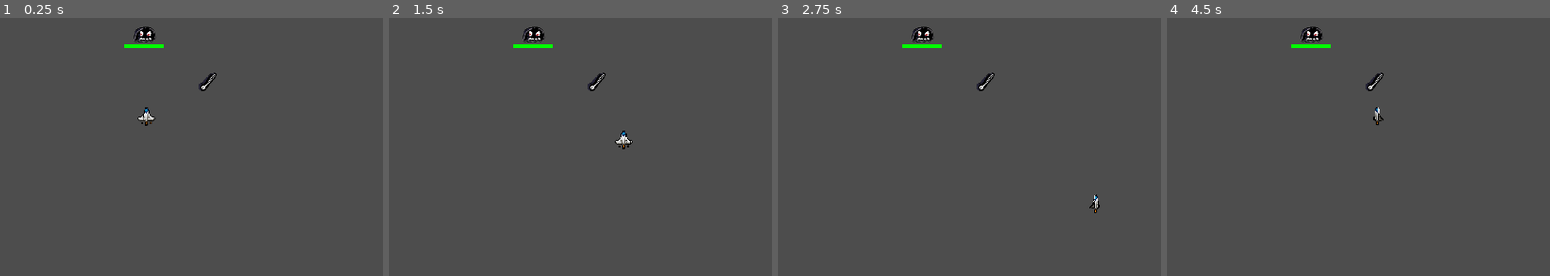
Above: before the commit, frames 1-4 (left to right).
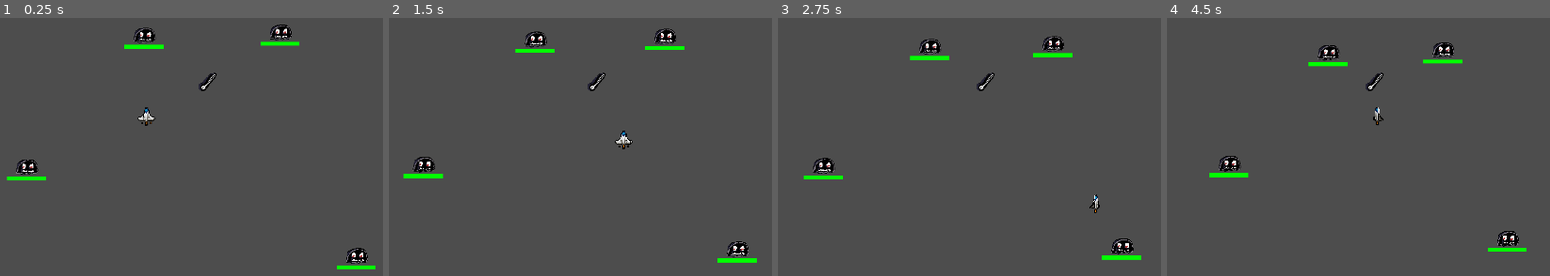
Above: after the commit, the same moments.

Repository: Tigatok/skunkworks-game
Game: Godot game, scene res://Main.tscn
Same seed, same stepped clock (60 frames per second), same inputs: the game is played once before the commit and once after it.
Inputs:
- Up to frame 1 (0.25 s): no input
- Up to frame 2 (1.5 s): hold Right (move_right) 0.53-1.28 s; tap Space (space) at 0.6, 1.35 s; hold Down (move_down) from 1.28 s (still down)
- Up to frame 3 (2.75 s): release Down (move_down) at 2.03 s; hold Right (move_right) from 2.03 s (still down); tap Space (space) at 2.1 s
- Up to frame 4 (4.5 s): release Right (move_right) at 2.78 s; hold Up (move_up) 2.78-3.53 s; tap Space (space) at 2.85, 3.6, 4.35 s; hold Left (move_left) from 3.53 s (still down)

The runs differ from the first frame. In frame 1, 1.5% of the frame differs, in the area x 1-99%, y 2-98%; in frame 2, 1.9%; in frame 3, 2.1%; in frame 4, 2.2%, in the area x 11-94%, y 3-91%.

Commit message:
Adds more mobs, and directional movement toward player.

Diff:
--- a/Main.tscn
+++ b/Main.tscn
@@ -1,6 +1,6 @@
 [gd_scene load_steps=4 format=3 uid="uid://curcelcqp0f3a"]
 
-[ext_resource type="PackedScene" uid="uid://bq7rtwda5y4lb" path="res://Player/player.tscn" id="2_043f6"]
+[ext_resource type="PackedScene" uid="uid://bq7rtwda5y4lb" path="res://Player/Player.tscn" id="2_043f6"]
 [ext_resource type="PackedScene" uid="uid://bc2lrcgcgux71" path="res://Monster/monster.tscn" id="3_ocsmo"]
 [ext_resource type="PackedScene" uid="uid://jj5pb4yyhmrs" path="res://Weapon/weapon_pickup.tscn" id="4_70frw"]
 
@@ -13,5 +13,14 @@
 
 [node name="Player" parent="." instance=ExtResource("2_043f6")]
 
-[node name="monster" parent="." instance=ExtResource("3_ocsmo")]
+[node name="Monster" parent="." instance=ExtResource("3_ocsmo")]
 position = Vector2(473, 95)
+
+[node name="Monster2" parent="." instance=ExtResource("3_ocsmo")]
+position = Vector2(824, 87)
+
+[node name="Monster3" parent="." instance=ExtResource("3_ocsmo")]
+position = Vector2(170, 436)
+
+[node name="Monster4" parent="." instance=ExtResource("3_ocsmo")]
+position = Vector2(1021, 666)
--- a/Monster/monster.gd
+++ b/Monster/monster.gd
@@ -1,15 +1,30 @@
 extends Area2D
 
 @export var health = 20
+@onready var player = $"../Player"
+@onready var healthBar = $HealthBar
 
 signal damaged
+
 var damageTaken
 var totalSize = 100
 
-func _ready():
-	var healthBar = $HealthBar
+func _on_body_entered(body):
+	takeDamage(body)
 
-func _on_body_entered(body):
+func _on_damaged():
+	var xRemove = totalSize / damageTaken
+	$HealthBar/Green.size.x -= xRemove
+
+func _physics_process(delta):
+	moveTowardPlayer(delta)
+
+func moveTowardPlayer(delta):
+	var direction = Vector2(player.position - self.position)
+	var moveSpeed = direction * delta * 0.04
+	position += moveSpeed
+
+func takeDamage(body):
 	damageTaken = body.damage
 	health -= damageTaken
 	body.queue_free()
@@ -17,8 +32,3 @@
 	print("Hit, health: ", health)
 	if (health <= 0):
 		queue_free()
-
-
-func _on_damaged():
-	var xRemove = totalSize / damageTaken
-	$HealthBar/Green.size.x -= xRemove
--- a/Monster/monster.tscn
+++ b/Monster/monster.tscn
@@ -7,7 +7,7 @@
 [sub_resource type="RectangleShape2D" id="RectangleShape2D_vvs6t"]
 size = Vector2(56, 39)
 
-[node name="monster" type="Area2D"]
+[node name="Monster" type="Area2D"]
 script = ExtResource("1_wq45l")
 
 [node name="Sprite2D" type="Sprite2D" parent="."]
